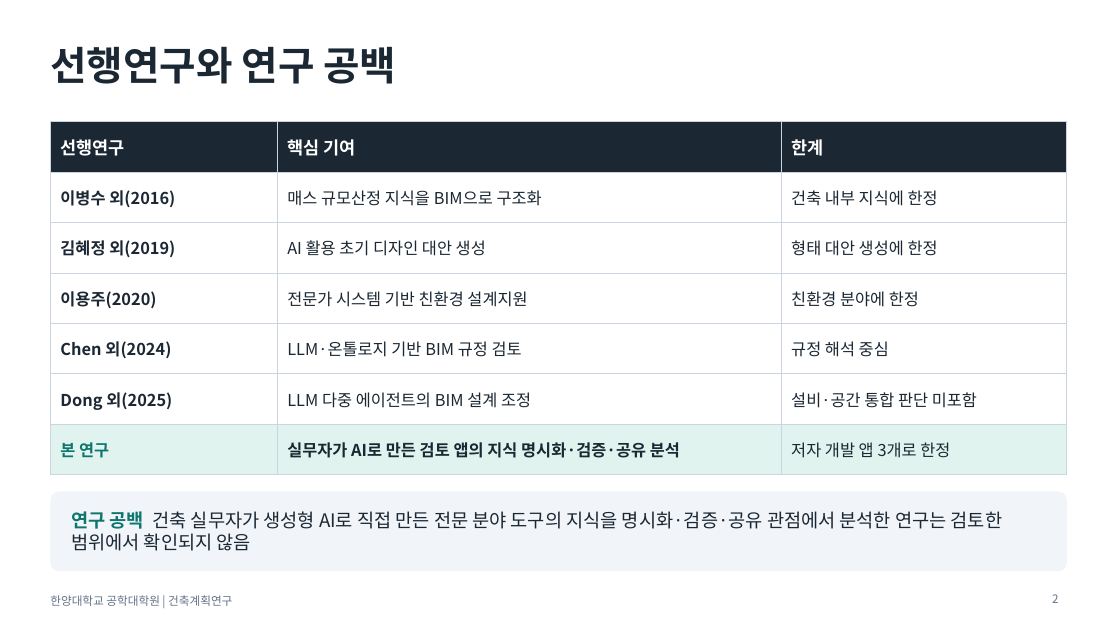
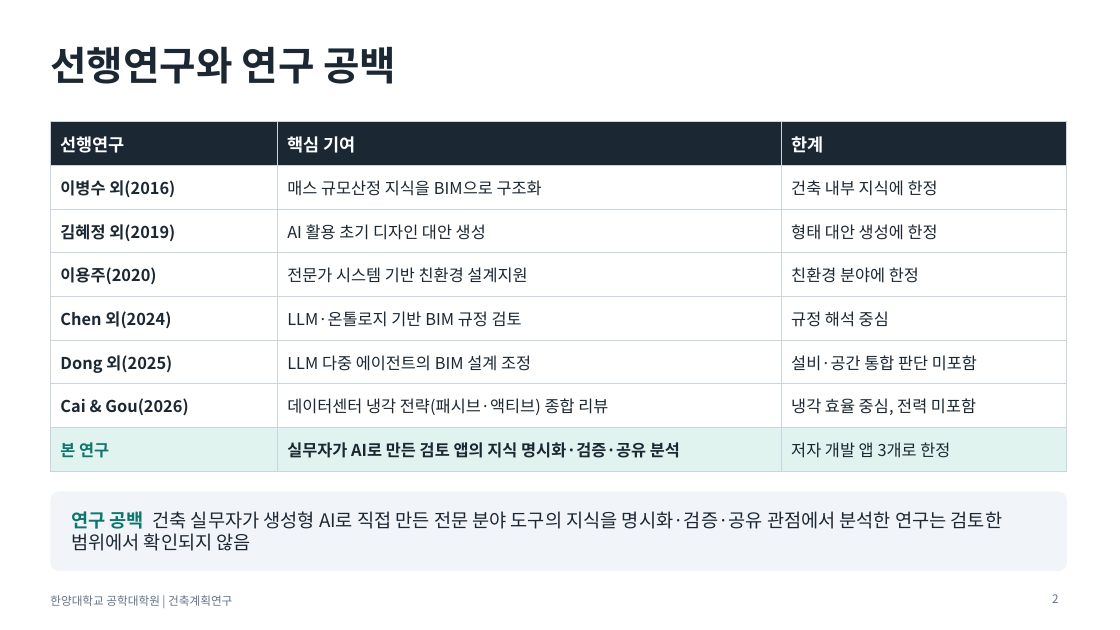
Before and after one commit to sangchuls/pango-gmp, a slide deck: slide 2 of research/발표자료_4장.pptx. Drawn at 1120x630 pixels with LibreOffice and Linux fonts; fonts in the diff are those of the drawing. Boxes give left, top, right and bottom in pixels: in the first picture for what was removed or moved away, otherwise in the second. Text is boxed around its words. In the diff, an @@ line names an element or a change of style, - is before the commit and + after.

```diff
--- a/research/발표자료_4장.pptx
+++ b/research/발표자료_4장.pptx
@@ table at [50, 122, 1067, 462] @@
+row 7: Cai & Gou(2026) | 데이터센터 냉각 전략(패시브·액티브) 종합 리뷰 | 냉각 효율 중심, 전력 미포함
```
Also in this commit, not shown: 7 other files.
